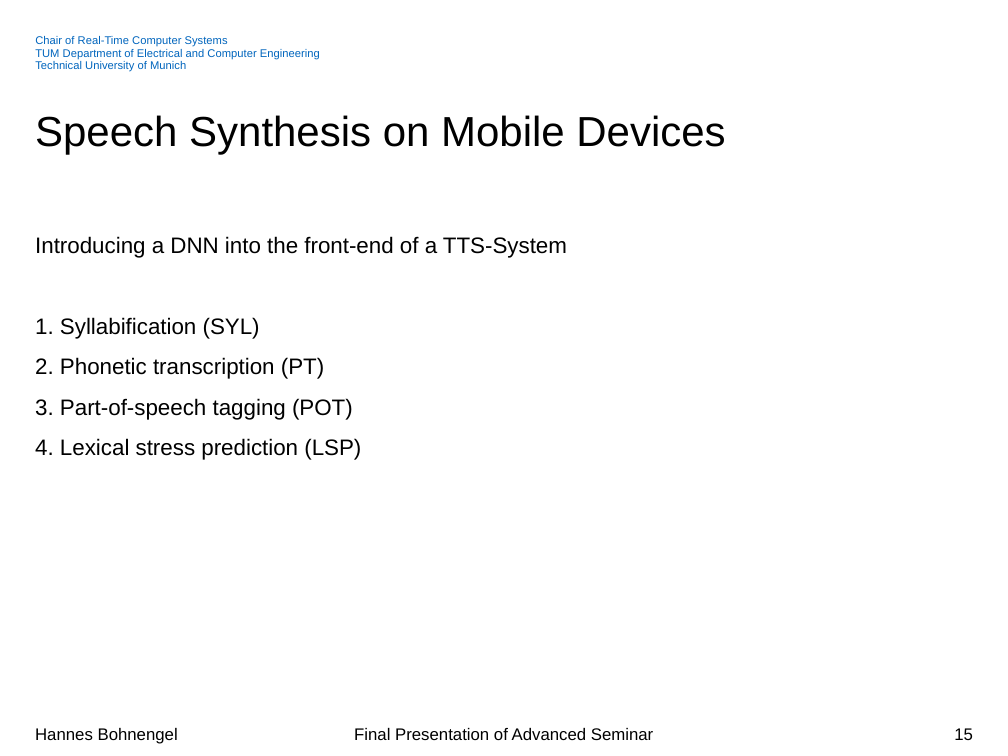
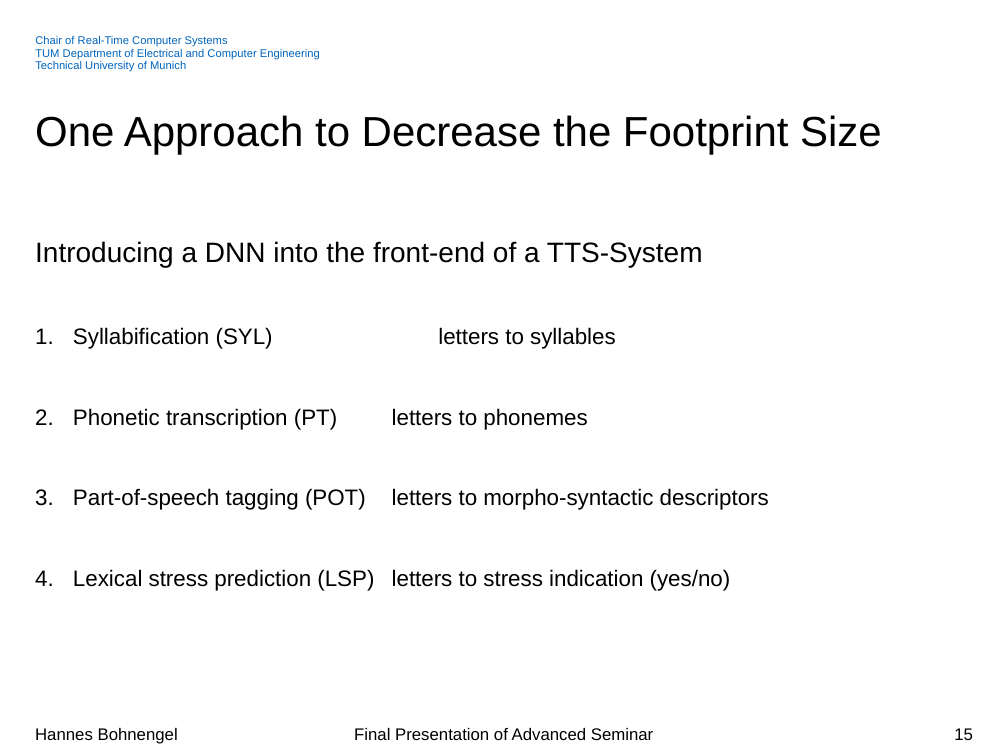
Before and after one commit to hannesb0/deeplearning, a slide deck: slide 15 of pres/Final_Presentation_V02.pptx. Drawn at 1008x756 pixels with LibreOffice and Linux fonts; fonts in the diff are those of the drawing; background and template pictures are left out. Boxes give left, top, right and bottom in pixels: in the first picture for what was removed or moved away, otherwise in the second. Text is boxed around its words. In the diff, an @@ line names an element or a change of style, - is before the commit and + after.

```diff
--- a/pres/Final_Presentation_V02.pptx
+++ b/pres/Final_Presentation_V02.pptx
@@ title at <box>35,115,882,154</box>: text changed @@
-Speech Synthesis on Mobile Devices
+One Approach to Decrease the Footprint Size
@@ text at <box>35,241,703,268</box>: size 16 to 20 pt in "Introducing a DNN into the front-end of ..." @@
@@ text at <box>73,327,769,591</box>: text changed @@
-1. Syllabification (SYL)
-2. Phonetic transcription (PT)
-3. Part-of-speech tagging (POT)
-4. Lexical stress prediction (LSP)
+1. Syllabification (SYL) letters to syllables
+2. Phonetic transcription (PT) letters to phonemes
+3. Part-of-speech tagging (POT) letters to morpho-syntactic descriptors
+4. Lexical stress prediction (LSP) letters to stress indication (yes/no)
```
Also in this commit, not shown: 11 other slides changed, 5 slides added, 2 slides removed.
